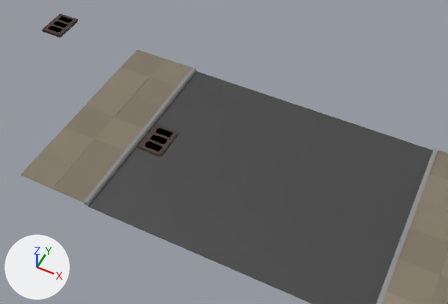
A saved change to the Blender file Assets/art/blender/streets.blend.
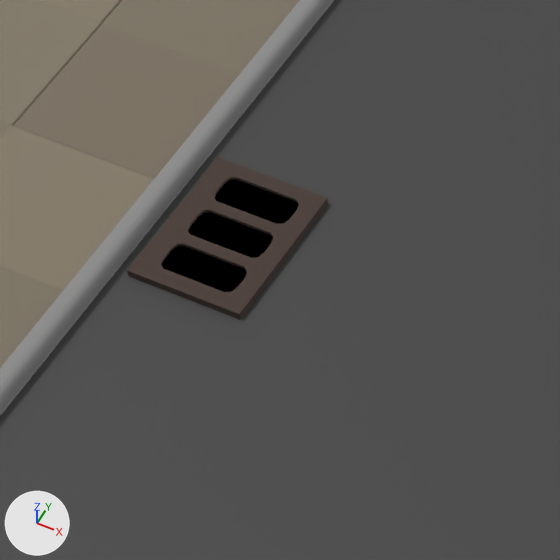
The first picture shows the older version from a camera (50 mm lens) standing at (-14.11, -6.59, 6.55) and looking at (-16.78, -1.26, -0.11). The close-ups show both versions on the part from 25% to 50% of the width and 30% to 68% of the height of that picture; other places that the commit changed are outside them. Every picture has the same lights, and +X, +Y and +Z are marked at lower left.

The scene before the commit, as lines of its bpy script (objects in view):
```python
me_cube_004 = bpy.data.meshes.new('Cube.004')
me_cube_004.from_pydata(...)  # 83 vertices, 48 faces, 1 loose edge; spans x -1.0..1.0, y -1.0..1.0, z -1.0..1.0
# faces by material slot: [45, 3]
me_cube_004.materials.append(mat_drain)  # brown #534540
me_cube_004.materials.append(mat_black)
me_plane_031 = bpy.data.meshes.new('Plane.031')
me_plane_031.from_pydata(...)  # 24 vertices, 12 faces; spans x -0.633..0.633, y -1.0..0.0, z -0.01..0.0
me_plane_031.materials.append(mat_road)  # black #424242
me_plane_033 = bpy.data.meshes.new('Plane.033')
me_plane_033.from_pydata(...)  # 48 vertices, 33 faces; spans x -1.0..-0.646, y -1.0..0.0, z 0.04..0.048
me_plane_033.materials.append(mat_sidewalk)  # picture img_sidewalkdiffuse
ob_cube_006 = bpy.data.objects.new('Cube.006', me_cube_004)
ob_cube_006.location = (-17.672, -1.573, 0.0)
ob_cube_006.scale = (0.187, 0.256, -0.0246)
ob_plane_019 = bpy.data.objects.new('Plane.019', me_plane_031)
ob_plane_019.parent = ob_halfstraight
ob_plane_019.matrix_parent_inverse = Matrix(((1.0, 0.0, 0.0, 0.0), (0.0, 1.0, 0.0, 0.0), (0.0, 0.0, -30.35, 0.0), (0.0, 0.0, 0.0, 1.0)))
ob_plane_019.location = (0.0, 0.0, 0.0)
ob_plane_019.scale = (3.0, 3.0, 1.0)
ob_plane_021 = bpy.data.objects.new('Plane.021', me_plane_033)
ob_plane_021.parent = ob_halfstraight
ob_plane_021.matrix_parent_inverse = Matrix(((1.0, 0.0, 0.0, 0.0), (0.0, 1.0, 0.0, 0.0), (0.0, 0.0, -30.35, 0.0), (0.0, 0.0, 0.0, 1.0)))
ob_plane_021.location = (0.0, 0.0, 0.0)
ob_plane_021.scale = (3.0, 3.0, 1.0)
# also in view: 'Cube.003' at (-17.93, -1.5, 0.03)
```
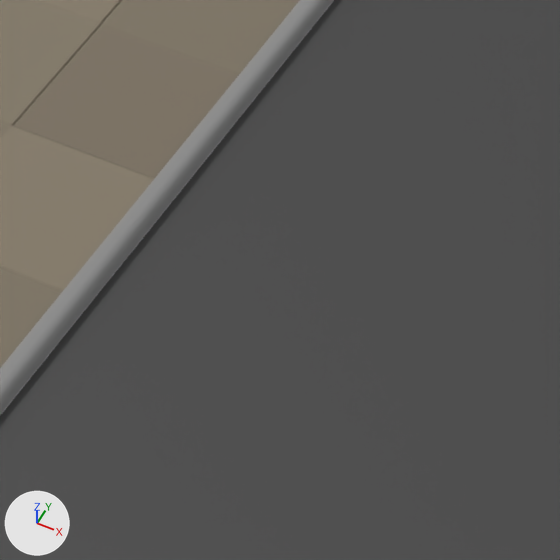
Where the change shows, as pixel boxes (x1, y1, x2, y2) in the close-ups (560 x 560 px):
'Cube.006', deleted: before (127, 157, 328, 320)
    faces in mat_drain (brown #534540): (127, 157, 328, 320)
    faces in mat_black: (162, 180, 298, 292)

Edits to the bpy script that builds the scene:
```text
Remove ob_cube_006:
    ob_cube_006 = bpy.data.objects.new('Cube.006', me_cube_004)
    ob_cube_006.location = (-17.672, -1.573, 0.0)
    ob_cube_006.scale = (0.187, 0.256, -0.0246)
```
